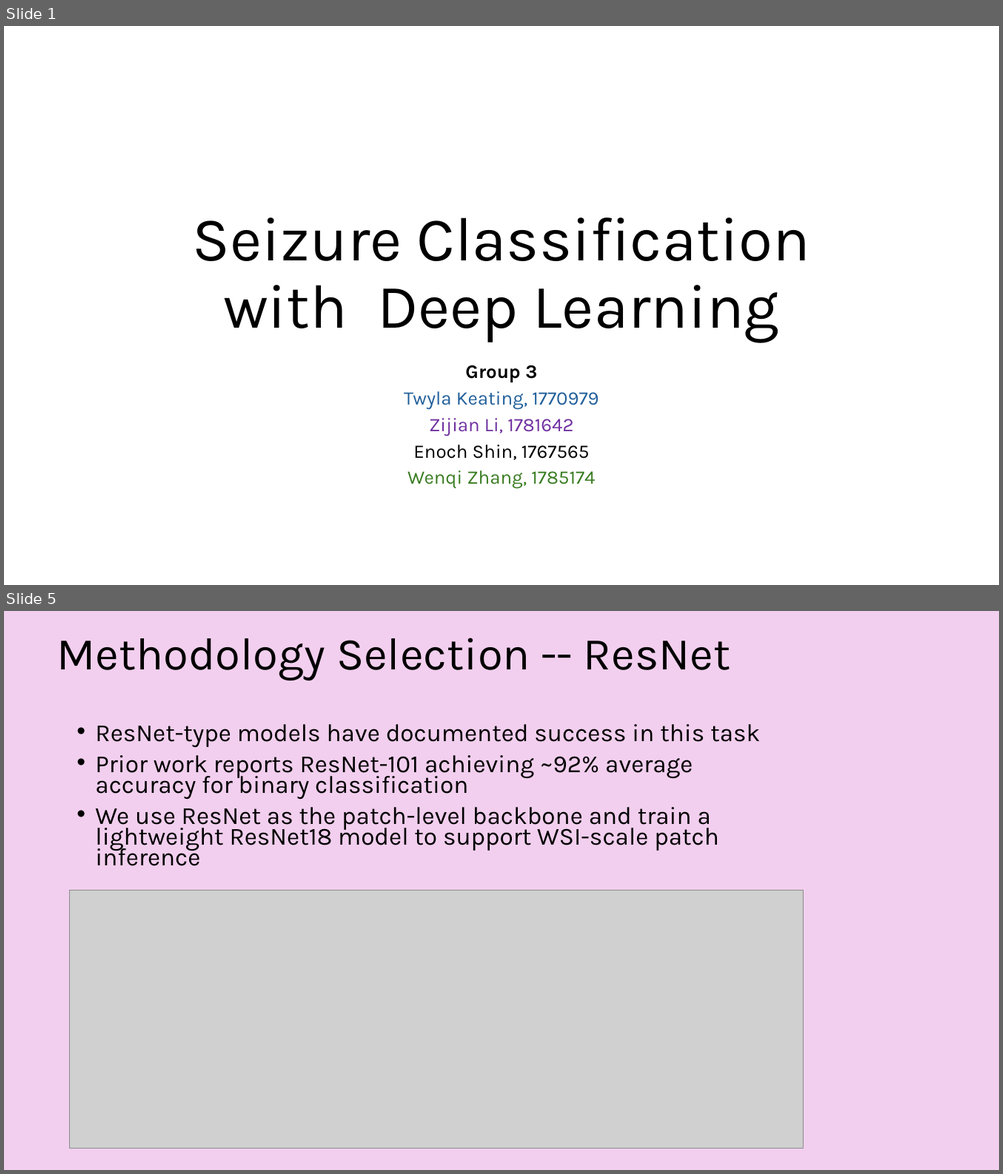
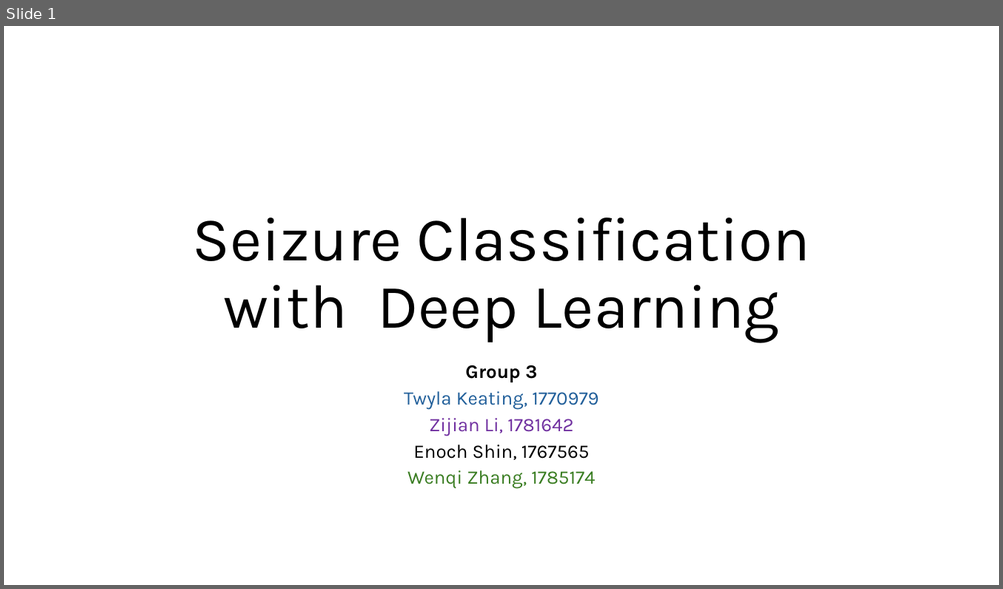
Before and after one commit to eshin21/EpilepsyDeepLearning, a slide deck: Group 3 Seizures Deep Learning Presentation.pptx. Shown one above the other, each under a label of ours: slides 1 and 5 before the commit, slide 1 after it; the slides between them are not shown. The pictures are 1003x1174 and 1003x589 pixels, drawn with LibreOffice and Linux fonts; fonts in the diff are those of the drawing; grey boxes stand for pictures. Boxes give left, top, right and bottom in pixels: in the first picture for what was removed or moved away, otherwise in the second. Text is boxed around its words. In the diff, an @@ line names an element or a change of style, - is before the commit and + after.

```diff
--- a/Group 3 Seizures Deep Learning Presentation.pptx
+++ b/Group 3 Seizures Deep Learning Presentation.pptx
@@ slide 5 removed at <box>4,611,999,1170</box>, background #F2CFEE @@
@@ title removed at <box>57,638,731,681</box> @@
-Methodology Selection -- ResNet
@@ text removed at <box>95,724,760,866</box> @@
-• ResNet-type models have documented success in this task
-• Prior work reports ResNet-101 achieving ~92% average accuracy for binary classification
-• We use ResNet as the patch-level backbone and train a lightweight ResNet18 model to support WSI-scale patch inference
@@ picture removed at <box>70,891,803,1148</box> @@
```
Also in this commit, not shown: 2 slides changed, 11 slides added, 18 other slides removed.
